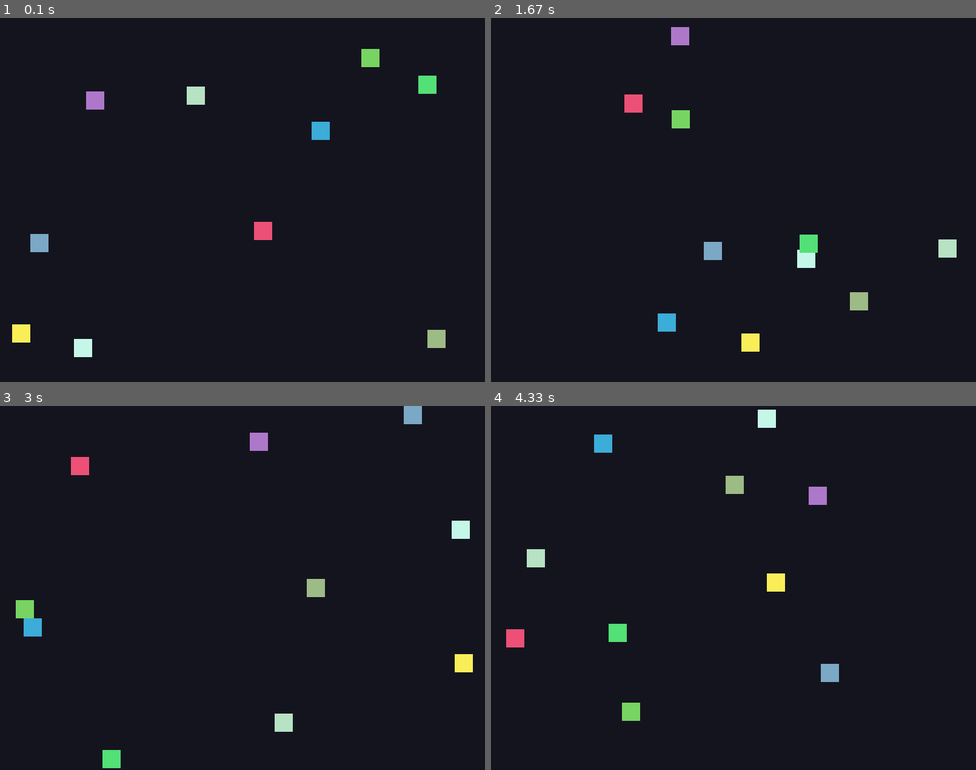
Above: before the commit, frames 1-4 (two rows, left to right).
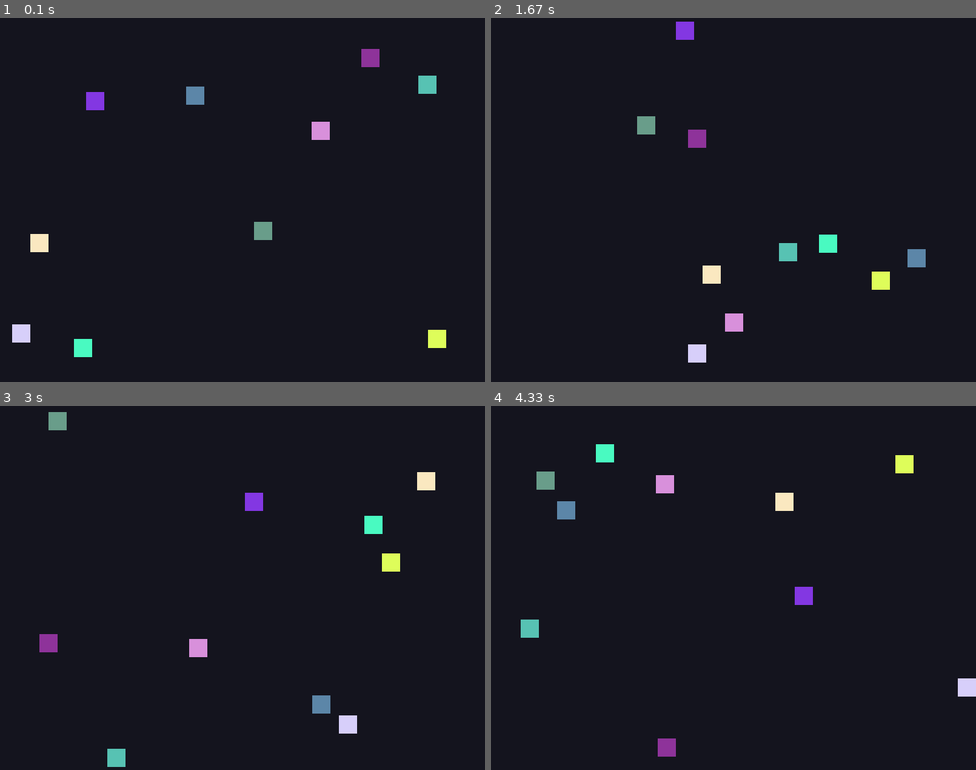
Above: after the commit, the same moments.

Repository: JustinDCosta/lab10-updated-pygame
Game: pygame game, started from main.py
Two runs of this game, one before a commit and one after it. Both use one fixed random seed, a clock stepped at 60 frames per second and the inputs below.
Inputs:
- Up to frame 1 (0.1 s): no input
- Up to frame 2 (1.67 s): no input
- Up to frame 3 (3 s): no input
- Up to frame 4 (4.33 s): no input

The runs differ from the first frame. In frame 1, 1.9% of the frame differs, in the area x 2-92%, y 8-94%; in frame 2, 3.6%; in frame 3, 3.6%; in frame 4, 3.7%, in the area x 3-100%, y 1-97%.

Commit message:
Refactor main app and remove TODO/stub scaffolding

Diff:
--- a/main.py
+++ b/main.py
@@ -1,8 +1,4 @@
-"""Stubbed pygame app: 10 squares moving randomly on a canvas.
-
-This file is intentionally scaffolded with TODOs so you can implement
-the behavior step by step.
-"""
+"""Pygame app that renders 10 squares moving with random drift and edge bounce."""
 
 from __future__ import annotations
 
@@ -11,28 +7,31 @@
 
 import pygame
 
-# Canvas settings
 SCREEN_WIDTH: int = 800
 SCREEN_HEIGHT: int = 600
 BG_COLOR: tuple[int, int, int] = (20, 20, 30)
+FPS: int = 60
 
-# Square settings
 SQUARE_COUNT: int = 10
 SQUARE_SIZE: int = 30
 SQUARE_COLOR: tuple[int, int, int] = (70, 200, 255)
 SPEED_MIN: int = 1
 SPEED_MAX: int = 4
+COLOR_MIN: int = 50
+COLOR_MAX: int = 255
+DRIFT_CHANCE: float = 0.05
+DRIFT_DELTA: float = 0.5
 
 
 @dataclass
 class Square:
-    """Holds square position and velocity."""
+    """Square position, velocity, and render color."""
 
     x: float
     y: float
     vx: float
     vy: float
-    color: tuple[int, int, int]  # Added to support the color TODO below
+    color: tuple[int, int, int]
     size: int = SQUARE_SIZE
 
 
@@ -42,37 +41,20 @@
     y = random.randint(0, SCREEN_HEIGHT - SQUARE_SIZE)
     vx = random.choice([-1, 1]) * random.randint(SPEED_MIN, SPEED_MAX)
     vy = random.choice([-1, 1]) * random.randint(SPEED_MIN, SPEED_MAX)
-    color = (random.randint(50, 255), random.randint(50, 255), random.randint(50, 255))
+    color = (
+        random.randint(COLOR_MIN, COLOR_MAX),
+        random.randint(COLOR_MIN, COLOR_MAX),
+        random.randint(COLOR_MIN, COLOR_MAX),
+    )
     return Square(x=x, y=y, vx=vx, vy=vy, color=color)
 
 
 def create_squares(count: int) -> list[Square]:
-    """Create a list of squares.
-
-    TODO: Try replacing this loop with your own approach and compare readability.
-    """
-    squares: list[Square] = []
-    for _ in range(count):
-        squares.append(create_random_square())
-    return squares
+    """Create a list of random squares."""
+    return [create_random_square() for _ in range(count)]
 
 
-def update_square(square: Square) -> None:
-    """Update one square position.
-
-    TODO 1: Move by velocity.
-    TODO 2: Bounce when hitting screen edges.
-    TODO 3 (optional): Add slight random direction changes over time.
-    """
-    square.x += square.vx
-    square.y += square.vy
-
-    # Implementing TODO 3
-    if random.random() < 0.05:
-        square.vx += random.uniform(-0.5, 0.5)
-        square.vy += random.uniform(-0.5, 0.5)
-
-    # TODO: Improve edge handling (for example, clamp position before reversing).
+def _apply_boundary(square: Square) -> None:
     if square.x <= 0:
         square.x = 0
         square.vx *= -1
@@ -88,6 +70,18 @@
         square.vy *= -1
 
 
+def update_square(square: Square) -> None:
+    """Advance one square by one frame."""
+    square.x += square.vx
+    square.y += square.vy
+
+    if random.random() < DRIFT_CHANCE:
+        square.vx += random.uniform(-DRIFT_DELTA, DRIFT_DELTA)
+        square.vy += random.uniform(-DRIFT_DELTA, DRIFT_DELTA)
+
+    _apply_boundary(square)
+
+
 def update_squares(squares: list[Square]) -> None:
     """Update all squares each frame."""
     for square in squares:
@@ -95,10 +89,7 @@
 
 
 def draw_square(screen: pygame.Surface, square: Square) -> None:
-    """Draw one square.
-
-    TODO: Change color per-square if you want more visual feedback.
-    """
+    """Draw one square."""
     rect = pygame.Rect(int(square.x), int(square.y), square.size, square.size)
     pygame.draw.rect(screen, square.color, rect)
 
@@ -113,7 +104,7 @@
     """Main game loop."""
     pygame.init()
     screen = pygame.display.set_mode((SCREEN_WIDTH, SCREEN_HEIGHT))
-    pygame.display.set_caption("Random Moving Squares (Stub)")
+    pygame.display.set_caption("Random Moving Squares")
     clock = pygame.time.Clock()
 
     squares = create_squares(SQUARE_COUNT)
@@ -132,8 +123,7 @@
         draw_squares(screen, squares)
         pygame.display.flip()
 
-        # TODO: Experiment with FPS values and observe motion smoothness.
-        clock.tick(60)
+        clock.tick(FPS)
 
     pygame.quit()
 
Not shown, changed: JOURNAL.md
